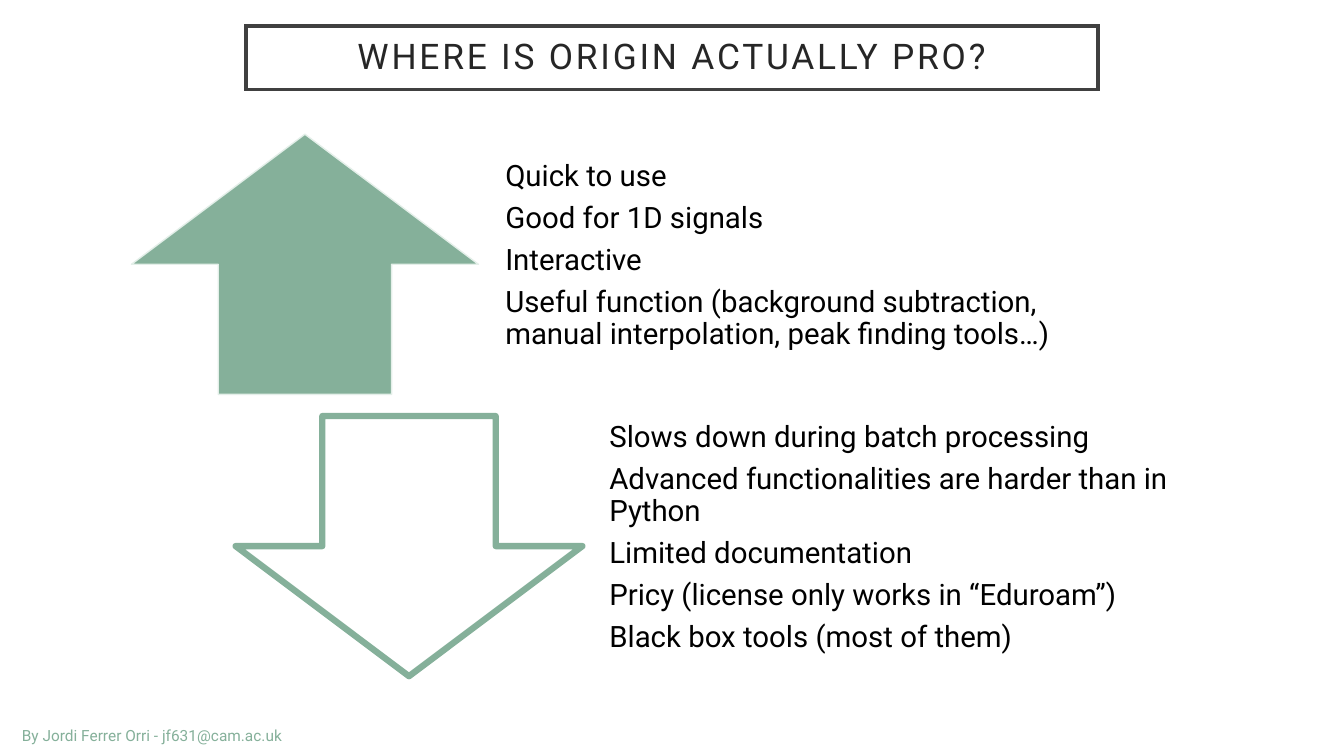
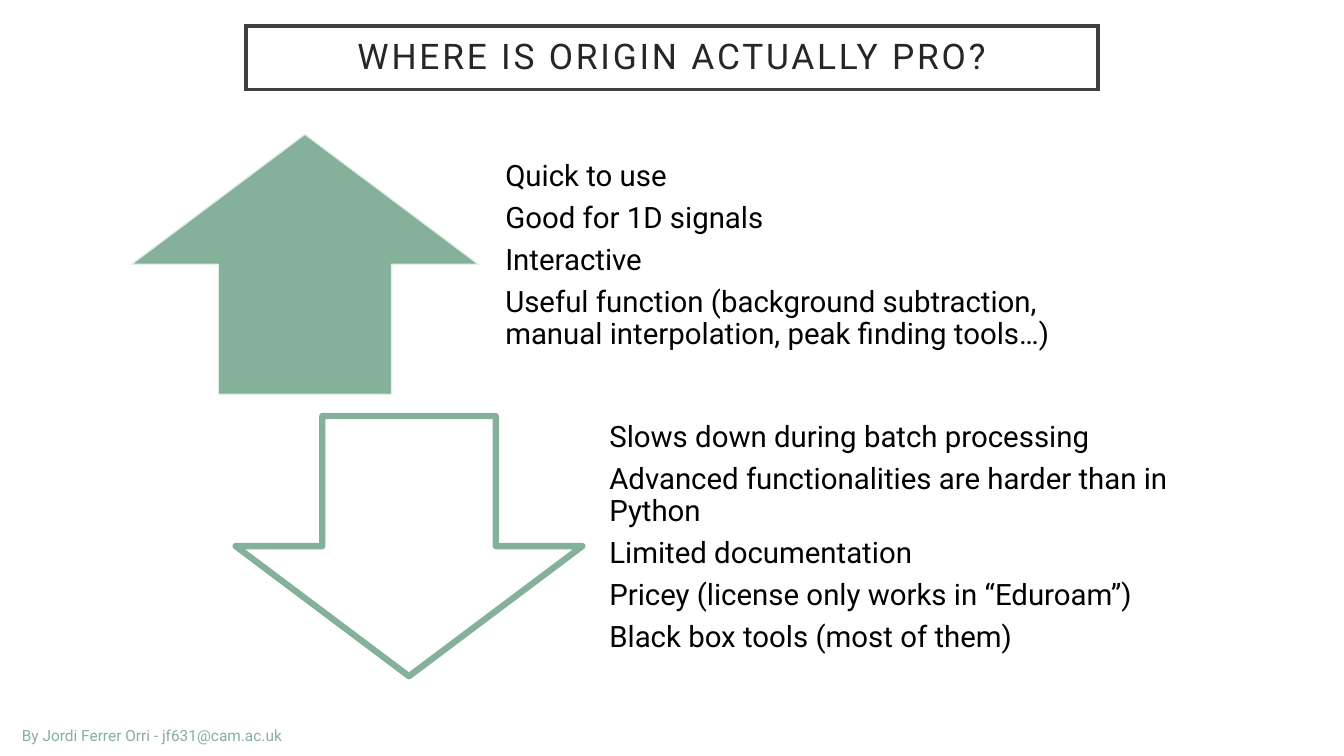
Before and after one commit to zyo22/nanoDTC, a slide deck: slide 14 of advanced_introduction_to_Python.pptx. Drawn at 1344x756 pixels with LibreOffice and Linux fonts; fonts in the diff are those of the drawing; background and template pictures are left out. Boxes give left, top, right and bottom in pixels: in the first picture for what was removed or moved away, otherwise in the second. Text is boxed around its words. In the diff, an @@ line names an element or a change of style, - is before the commit and + after.

Commit message:
End of workshop

```diff
--- a/advanced_introduction_to_Python.pptx
+++ b/advanced_introduction_to_Python.pptx
@@ text at bbox=[609, 581, 1132, 612]: text changed @@
-Pricy (license only works in “Eduroam”)
+Pricey (license only works in “Eduroam”)
```
Also in this commit, not shown: 1 other slide changed, 2 other files.
